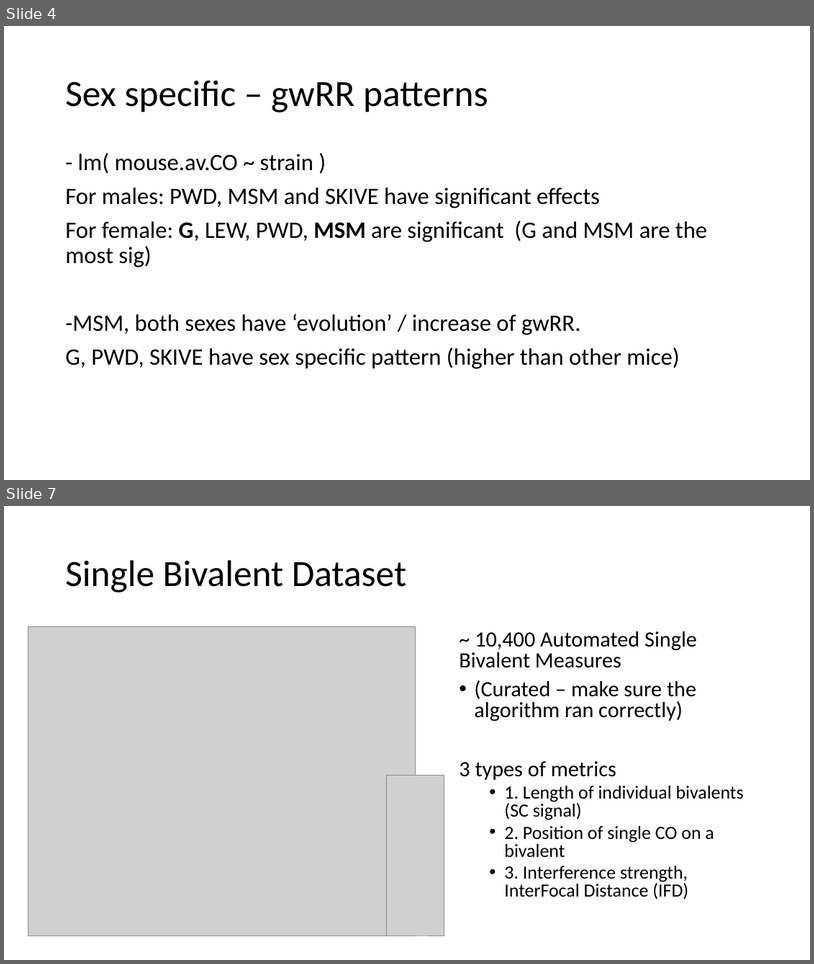
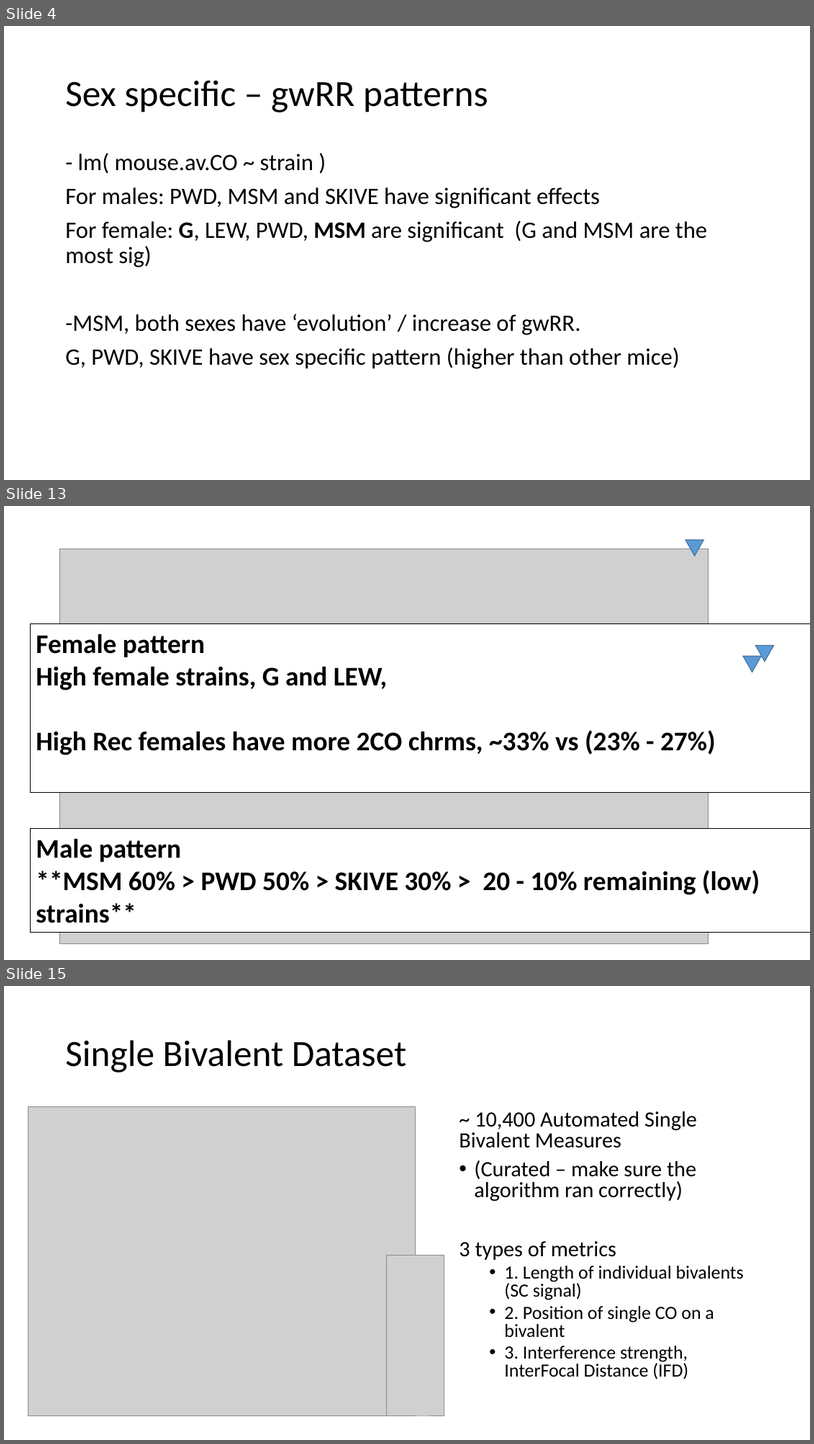
Before and after one commit to petersoapes/MLH1repo, a slide deck: AP_labMeeting_2.12.20.pptx. Shown one above the other, each under a label of ours: slides 4 and 7 before the commit, slides 4, 13 and 15 after it; the slides between them are not shown. The pictures are 814x964 and 814x1444 pixels, drawn with LibreOffice and Linux fonts; fonts in the diff are those of the drawing; grey boxes stand for pictures. Boxes give left, top, right and bottom in pixels: in the first picture for what was removed or moved away, otherwise in the second. Text is boxed around its words. In the diff, an @@ line names an element or a change of style, - is before the commit and + after.

```diff
--- a/AP_labMeeting_2.12.20.pptx
+++ b/AP_labMeeting_2.12.20.pptx
@@ slide 13 added at [4, 506, 810, 960], background #FFFFFF @@
@@ triangle added at [686, 540, 704, 556], fill #5B9BD5, outline #43739E 1 pt @@
@@ picture added at [59, 549, 710, 944] @@
@@ rectangle added at [30, 623, 810, 792], fill #FFFFFF, outline #000000 0.75 pt, 32 pt, text #000000, bold @@
+Female pattern
+High female strains, G and LEW,
+High Rec females have more 2CO chrms, ~33% vs (23% - 27%)
@@ triangle added at [744, 656, 762, 672], fill #5B9BD5, outline #43739E 1 pt @@
@@ triangle added at [756, 645, 774, 661], fill #5B9BD5, outline #43739E 1 pt @@
@@ rectangle added at [30, 829, 810, 932], fill #FFFFFF, outline #000000 0.75 pt, 32 pt, text #000000, bold @@
+Male pattern
+**MSM 60% > PWD 50% > SKIVE 30% > 20 - 10% remaining (low) strains**
@@ what was slide 7 is now slide 15 @@
```
Also in this commit, not shown: 1 slide changed, 8 other slides added, 1 slide removed, 1 other file.
